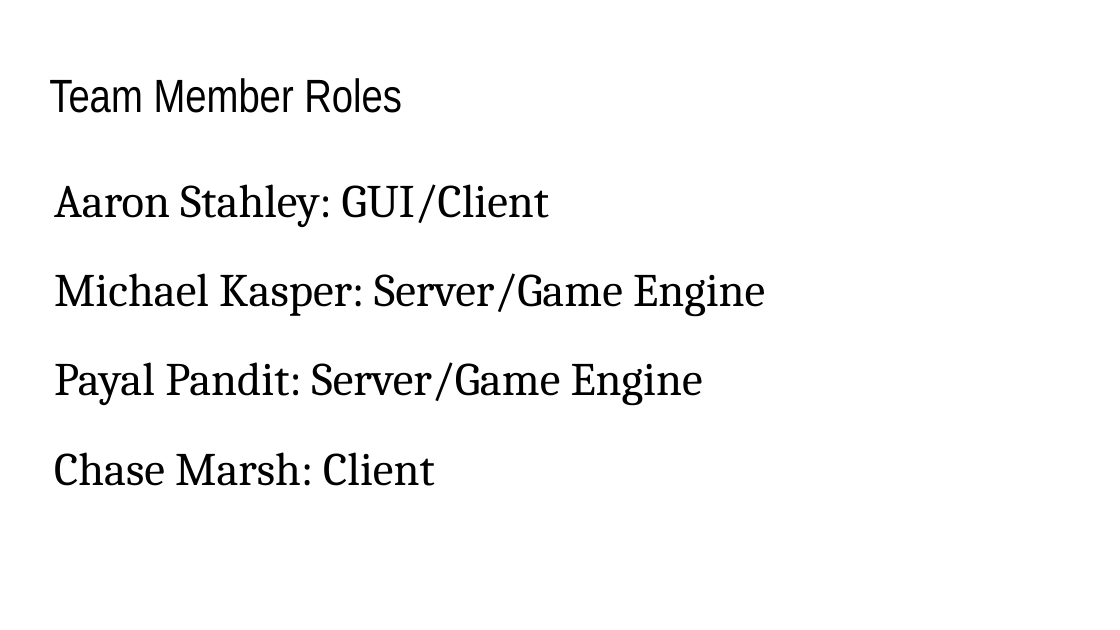
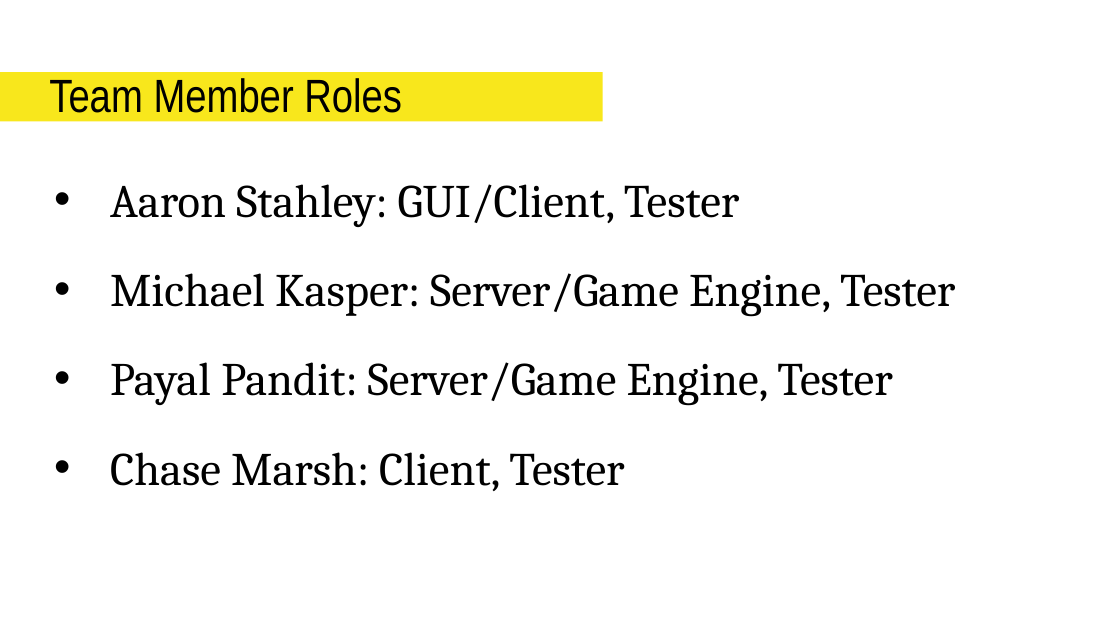
Before and after one commit to AaronStahley/SER215_Project, a slide deck: slide 9 of Presentation/Mancala Presentation.pptx. Drawn at 1120x630 pixels with LibreOffice and Linux fonts; fonts in the diff are those of the drawing. Boxes give left, top, right and bottom in pixels: in the first picture for what was removed or moved away, otherwise in the second. Text is boxed around its words. In the diff, an @@ line names an element or a change of style, - is before the commit and + after.

Commit message:
updated powerpoint

```diff
--- a/Presentation/Mancala Presentation.pptx
+++ b/Presentation/Mancala Presentation.pptx
@@ rectangle added at (x1=0, y1=73, x2=603, y2=122), fill #F8E71C @@
@@ text at (x1=110, y1=184, x2=955, y2=491): text changed @@
-Aaron Stahley: GUI/Client
-Michael Kasper: Server/Game Engine
-Payal Pandit: Server/Game Engine
-Chase Marsh: Client
+• Aaron Stahley: GUI/Client, Tester
+• Michael Kasper: Server/Game Engine, Tester
+• Payal Pandit: Server/Game Engine, Tester
+• Chase Marsh: Client, Tester
```
Also in this commit, not shown: 10 other slides changed.
